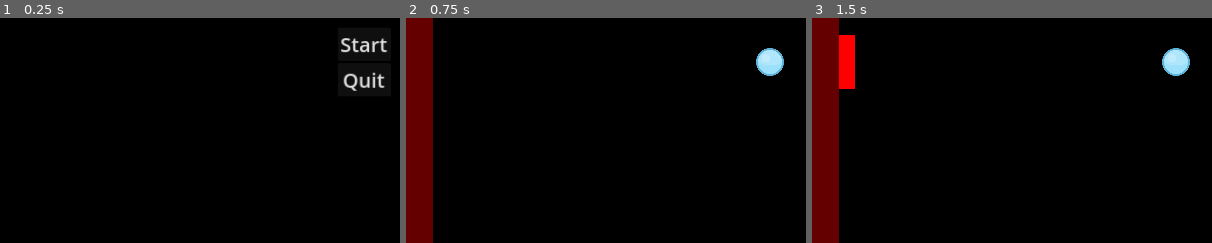
Above: before the commit, frames 1-3 (left to right).
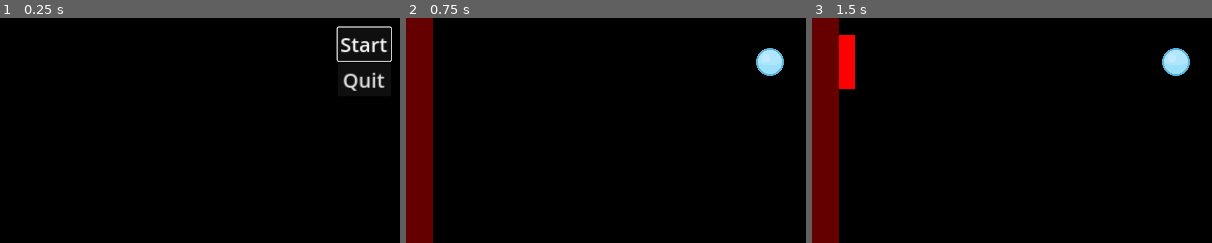
Above: after the commit, the same moments.

Repository: vidarasberg/pong2
Game: Godot game, scene res://ui.tscn
Same seed, same stepped clock (60 frames per second), same inputs: the game is played once before the commit and once after it.
Inputs:
- Up to frame 1 (0.25 s): no input
- Up to frame 2 (0.75 s): click "Start" at 0.5 s
- Up to frame 3 (1.5 s): tap Enter at 1.25 s; hold D (right) from 1.28 s (still down)
The pictures show only the part of the screen within x 4-54%, y 40-90%; the shares and areas given below are measured in that part.

The runs differ from the first frame. In frame 1, 0.3% of the frame differs, in the area x 84-98%, y 3-20%; in frame 2, nothing differs; in frame 3, nothing differs.

Commit message:
adds controller navigation in ui

Diff:
--- a/game.gd
+++ b/game.gd
@@ -13,8 +13,6 @@
 func spawn_ball():
 	var ball = ball_scene.instantiate()
 	var viewportSize = get_viewport().get_visible_rect().size
-	print(viewportSize.x / 2)
-	print(viewportSize.y / 2)
 	ball.position = Vector2(viewportSize.x / 2, viewportSize.y / 2)
 	call_deferred("add_child", ball)
 
--- a/goal.gd
+++ b/goal.gd
@@ -7,7 +7,6 @@
 	$BallDetector/ColorRect.set_color(color)
 
 func _on_body_entered(body):
-	var bodies = get_overlapping_bodies()
 	if body.is_in_group("balls"):
 		body.queue_free()
 		goal.emit()
--- a/hud.gd
+++ b/hud.gd
@@ -12,6 +12,7 @@
 func show_winner(text: String):
 	$WinMessage.text = text
 	$RestartButton.show()
+	$RestartButton.grab_focus()
 
 func _on_restart_button_pressed():
 	get_tree().change_scene_to_file("res://game.tscn")
--- a/hud.tscn
+++ b/hud.tscn
@@ -1,12 +1,6 @@
-[gd_scene load_steps=4 format=3 uid="uid://cjwfunwew1r4q"]
+[gd_scene load_steps=2 format=3 uid="uid://cjwfunwew1r4q"]
 
 [ext_resource type="Script" path="res://hud.gd" id="1_e6iku"]
-
-[sub_resource type="InputEventAction" id="InputEventAction_grpxn"]
-action = &"start"
-
-[sub_resource type="Shortcut" id="Shortcut_ngpaw"]
-events = [SubResource("InputEventAction_grpxn")]
 
 [node name="HUD" type="CanvasLayer"]
 script = ExtResource("1_e6iku")
@@ -58,7 +52,6 @@
 grow_vertical = 0
 size_flags_horizontal = 8
 theme_override_font_sizes/font_size = 32
-shortcut = SubResource("Shortcut_ngpaw")
 text = "Restart"
 
 [connection signal="pressed" from="RestartButton" to="." method="_on_restart_button_pressed"]
--- a/project.godot
+++ b/project.godot
@@ -26,6 +26,14 @@
 
 [input]
 
+ui_accept={
+"deadzone": 0.5,
+"events": [Object(InputEventKey,"resource_local_to_scene":false,"resource_name":"","device":0,"window_id":0,"alt_pressed":false,"shift_pressed":false,"ctrl_pressed":false,"meta_pressed":false,"pressed":false,"keycode":4194309,"physical_keycode":0,"key_label":0,"unicode":0,"echo":false,"script":null)
+, Object(InputEventKey,"resource_local_to_scene":false,"resource_name":"","device":0,"window_id":0,"alt_pressed":false,"shift_pressed":false,"ctrl_pressed":false,"meta_pressed":false,"pressed":false,"keycode":4194310,"physical_keycode":0,"key_label":0,"unicode":0,"echo":false,"script":null)
+, Object(InputEventKey,"resource_local_to_scene":false,"resource_name":"","device":0,"window_id":0,"alt_pressed":false,"shift_pressed":false,"ctrl_pressed":false,"meta_pressed":false,"pressed":false,"keycode":32,"physical_keycode":0,"key_label":0,"unicode":32,"echo":false,"script":null)
+, Object(InputEventJoypadButton,"resource_local_to_scene":false,"resource_name":"","device":-1,"button_index":0,"pressure":0.0,"pressed":true,"script":null)
+]
+}
 right={
 "deadzone": 0.2,
 "events": [Object(InputEventKey,"resource_local_to_scene":false,"resource_name":"","device":-1,"window_id":0,"alt_pressed":false,"shift_pressed":false,"ctrl_pressed":false,"meta_pressed":false,"pressed":false,"keycode":0,"physical_keycode":68,"key_label":0,"unicode":100,"echo":false,"script":null)
--- a/ui.gd
+++ b/ui.gd
@@ -1,4 +1,7 @@
 extends Control
+
+func _ready():
+	$MainMenu/VBoxContainer/StartButton.grab_focus()
 
 func _on_button_pressed():
 	get_tree().change_scene_to_file("res://game.tscn")
